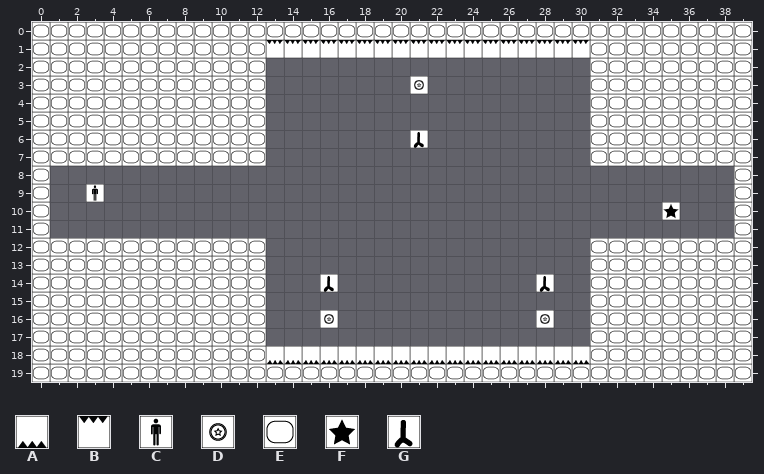
Tiled map: src/levels/raw/map04.tmx. That is the earlier state.
Cells are 32x32 px. Shown: x 0..39, y 0..19.
Key: from "tilesJetpack": A 0, B 1, C 2, D 4, E 5, F 8, G 14.
_ is an empty cell.
Layer "Camada de Tiles 1" before, first column x 0:
 0 EEEEEEEEEEEEEEEEEEEEEEEEEEEEEEEEEEEEEEEE
 1 EEEEEEEEEEEEEBBBBBBBBBBBBBBBBBBEEEEEEEEE
 2 EEEEEEEEEEEEE__________________EEEEEEEEE
 3 EEEEEEEEEEEEE________D_________EEEEEEEEE
 4 EEEEEEEEEEEEE__________________EEEEEEEEE
 5 EEEEEEEEEEEEE__________________EEEEEEEEE
 6 EEEEEEEEEEEEE________G_________EEEEEEEEE
 7 EEEEEEEEEEEEE__________________EEEEEEEEE
 8 E______________________________________E
 9 E__C___________________________________E
10 E__________________________________F___E
11 E______________________________________E
12 EEEEEEEEEEEEE__________________EEEEEEEEE
13 EEEEEEEEEEEEE__________________EEEEEEEEE
14 EEEEEEEEEEEEE___G___________G__EEEEEEEEE
15 EEEEEEEEEEEEE__________________EEEEEEEEE
16 EEEEEEEEEEEEE___D___________D__EEEEEEEEE
17 EEEEEEEEEEEEE__________________EEEEEEEEE
18 EEEEEEEEEEEEEAAAAAAAAAAAAAAAAAAEEEEEEEEE
19 EEEEEEEEEEEEEEEEEEEEEEEEEEEEEEEEEEEEEEEE
Now the later version:
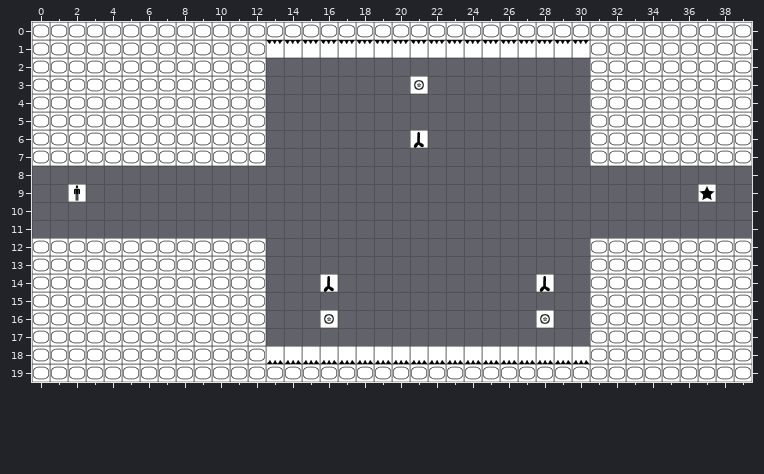
From old to new:
Changed rows in their new state; . is an unchanged cell.
Layer "Camada de Tiles 1":
first column x 0:
 8 _......................................_
 9 _.C_.................................F._
10 _.................................._..._
11 _......................................_
Pixel boxes of the changes (left, top, right, bottom) in both pictures:
removed: (32, 166, 50, 238)
removed: (734, 166, 752, 238)
changed: (68, 184, 104, 202)
added: (698, 184, 716, 202)
removed: (662, 202, 680, 220)
